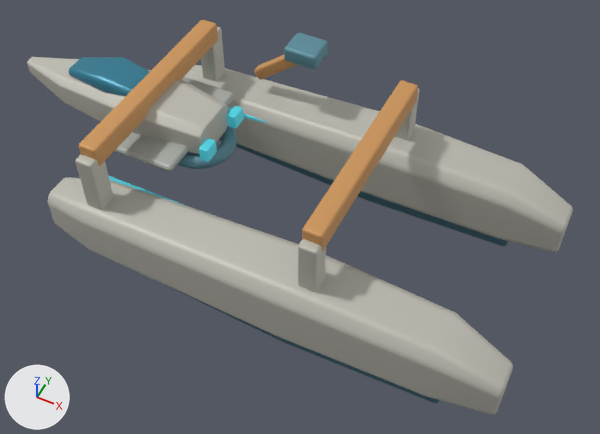
A saved change to the glTF model space-battleship/assets/planets/facilities_v6/shipyard.glb.
Before and after are seen from a camera (50 mm lens) standing at (0.96, -3.61, 4.75) and looking at (-0.8, -0.11, 0.37). The lights are fixed; the arrows at lower left show +X, +Y and +Z. The picture after the commit comes second. Where no turn or scale is listed for an object, it has been applied to the vertices.

Objects in the first picture: 'Dock open overhead portal', 'Dock open overhead portal.001', 'Dock portal riser', 'Dock portal riser.002', 'Dock rotating collar', 'Fork dark understructure.001', 'Open moving hoist', 'Ring-to-dock continuous fork', 'Ring-to-dock continuous fork.001', 'Shuttle engine', 'Shuttle engine.001', 'Shuttle glass canopy', 'Shuttle new tapered hull', 'Shuttle sweep wing', 'Shuttle sweep wing.001' and 6 more.
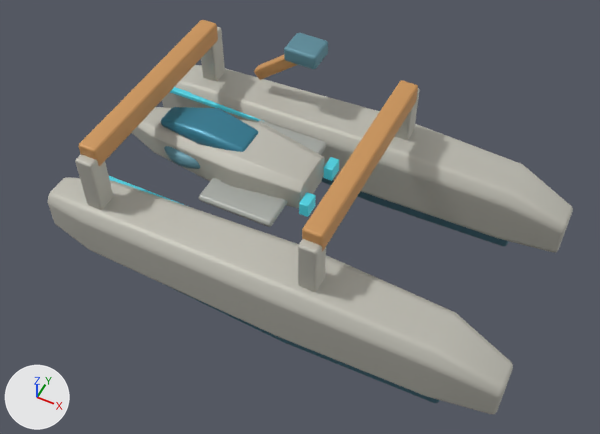
The change in detail:
Object 'Shuttle engine' (ob_shuttle_engine) moves from (-1.46, -0.19, 0.81) to (-0.7, -0.19, 0.63).
Object 'Shuttle engine.001' (ob_shuttle_engine_001) moves from (-1.46, 0.19, 0.81) to (-0.7, 0.19, 0.63).
Object 'Shuttle glass canopy' (ob_shuttle_glass_canopy) moves from (-0.76, 0.0, 0.18) to (0.0, 0.0, 0.0).
Object 'Shuttle new tapered hull' (ob_shuttle_new_tapered_hull) moves from (-0.76, 0.0, 0.18) to (0.0, 0.0, 0.0).
Object 'Shuttle sweep wing' (ob_shuttle_sweep_wing) moves from (-1.89, -0.27, 0.77) to (-1.13, -0.27, 0.59).
Object 'Shuttle sweep wing.001' (ob_shuttle_sweep_wing_001) moves from (-1.89, 0.27, 0.77) to (-1.13, 0.27, 0.59).

Location of each change, [x1, y1, x2, y2] in pixels of the pictures (600 x 434 px):
'Shuttle new tapered hull', moved: before [27, 57, 228, 154]; after [132, 107, 325, 208]
'Shuttle glass canopy', moved: before [69, 57, 150, 96]; after [161, 107, 258, 152]
'Shuttle sweep wing', moved: before [115, 132, 189, 171]; after [199, 178, 287, 227]
'Shuttle sweep wing.001', moved: before [182, 77, 234, 105]; after [258, 120, 327, 155]
'Shuttle engine', moved: before [199, 138, 217, 162]; after [299, 192, 316, 217]
'Shuttle engine.001', moved: before [227, 106, 244, 129]; after [323, 157, 339, 181]
